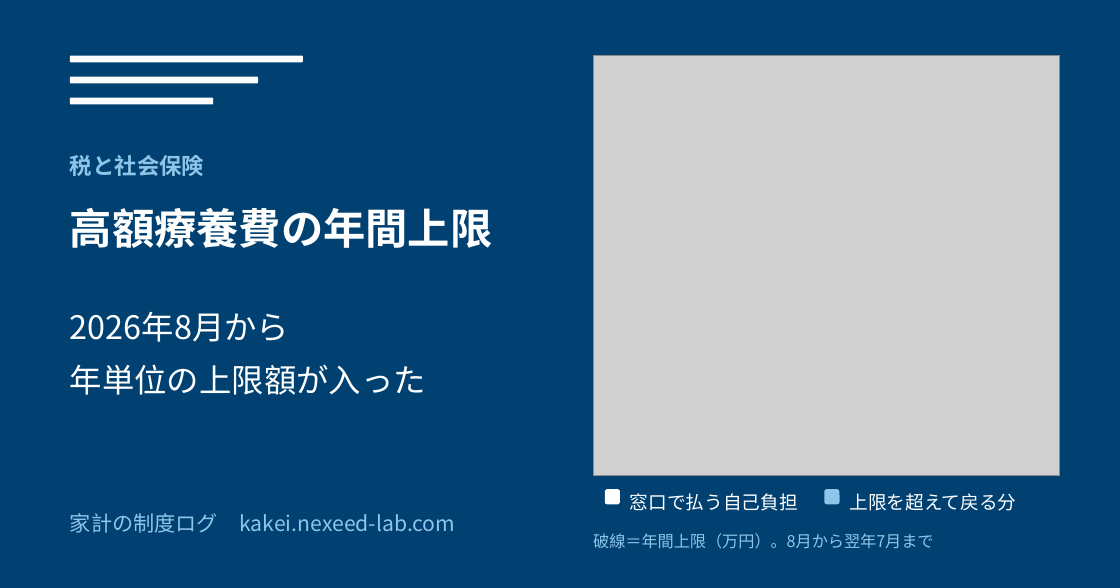
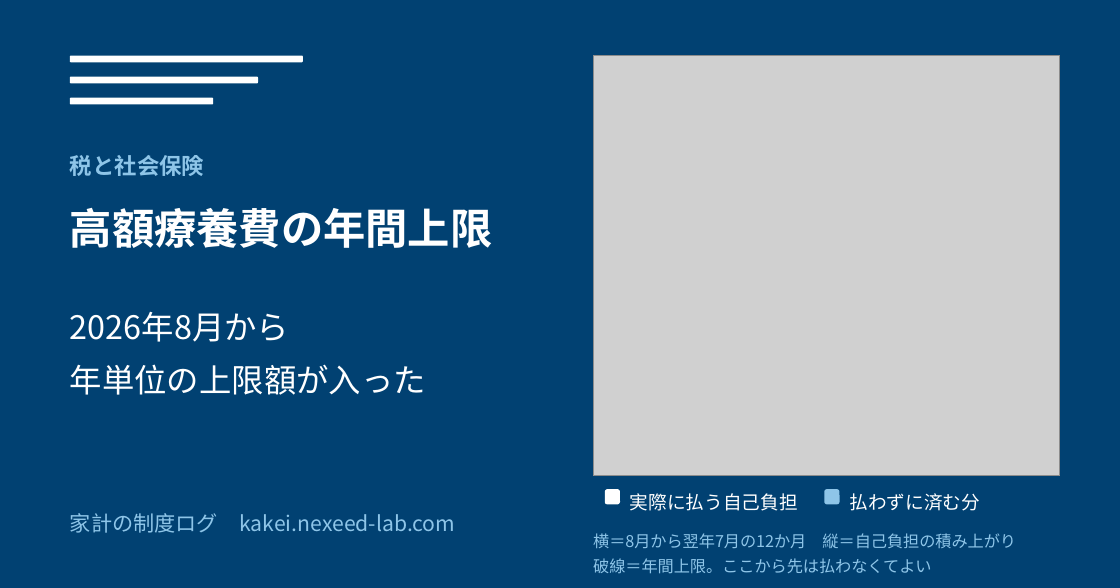
Before and after one commit to oshima0627/kakei, a slide deck: slide 5 of tools/article-images/article-images.pptx. Drawn at 1120x588 pixels with LibreOffice and Linux fonts; fonts in the diff are those of the drawing; grey boxes stand for pictures. Boxes give left, top, right and bottom in pixels: in the first picture for what was removed or moved away, otherwise in the second. Text is boxed around its words. In the diff, an @@ line names an element or a change of style, - is before the commit and + after.

Commit message:
アイキャッチから意味の分からない数字を外し、軸の説明を図の外に入れた

```diff
--- a/tools/article-images/article-images.pptx
+++ b/tools/article-images/article-images.pptx
@@ text at (x1=630, y1=493, x2=798, y2=511): text changed @@
-窓口で払う自己負担
+実際に払う自己負担
@@ text at (x1=849, y1=493, x2=980, y2=511): text changed @@
-上限を超えて戻る分
+払わずに済む分
@@ text at (x1=593, y1=533, x2=1016, y2=574): text changed @@
-破線＝年間上限（万円）。8月から翌年7月まで
+横＝8月から翌年7月の12か月 縦＝自己負担の積み上がり
+破線＝年間上限。ここから先は払わなくてよい
```
Also in this commit, not shown: 5 other files.
